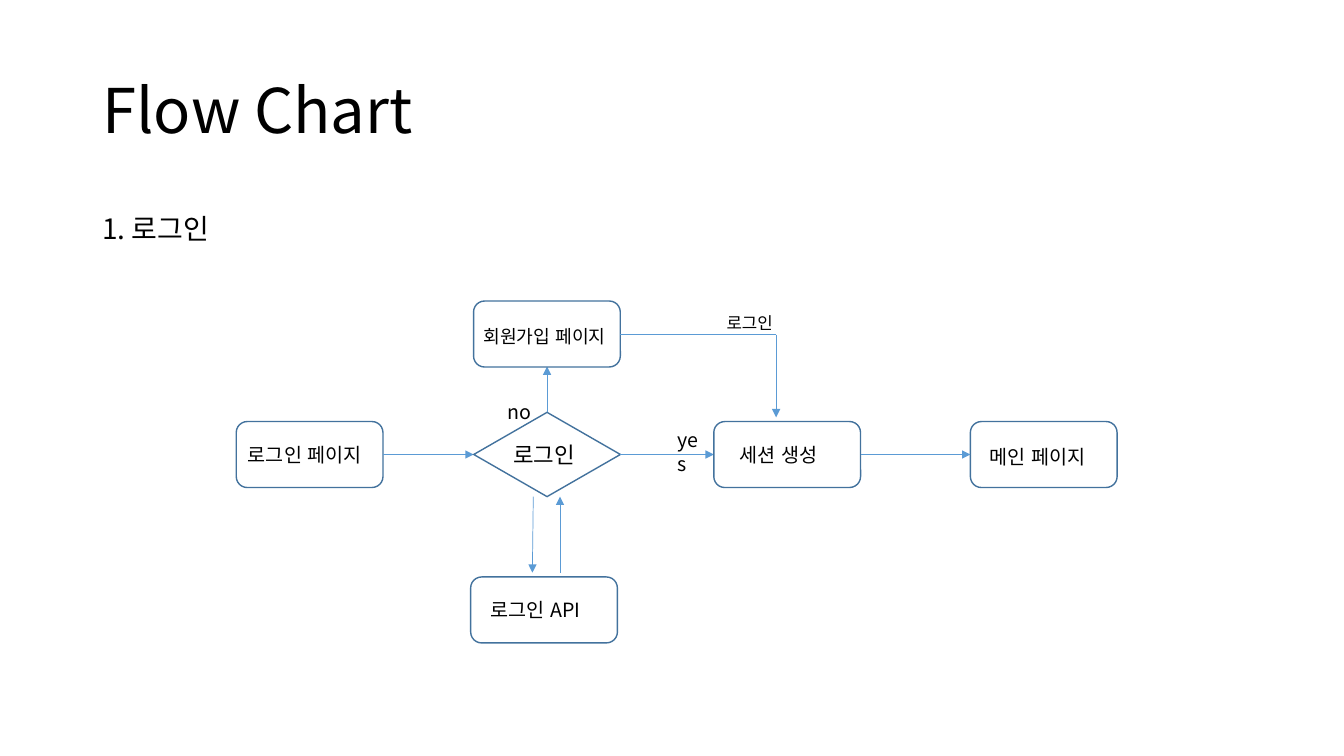
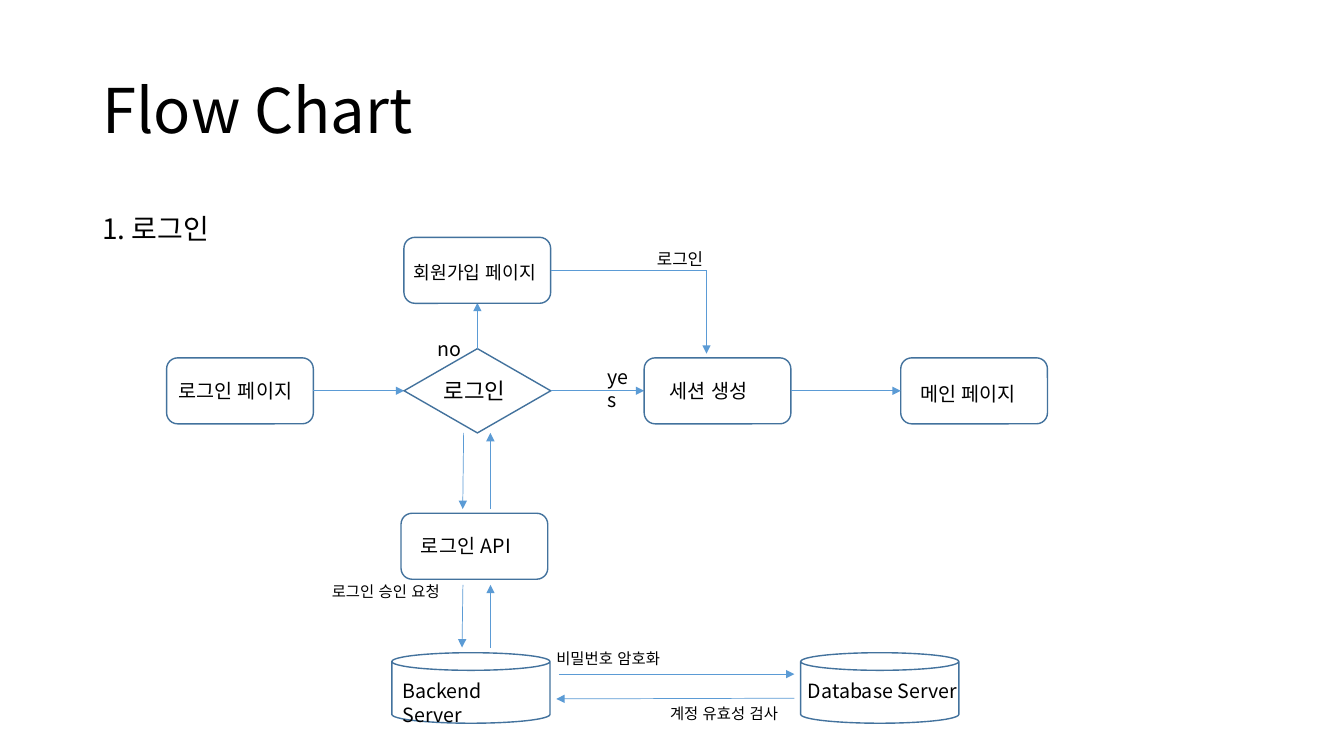
Before and after one commit to Camelllia/BaeminApplication, a slide deck: slide 4 of 202131205_김승진_실무게임프로그래밍_기획서.pptx. Drawn at 1344x756 pixels with LibreOffice and Linux fonts; fonts in the diff are those of the drawing. Boxes give left, top, right and bottom in pixels: in the first picture for what was removed or moved away, otherwise in the second. Text is boxed around its words. In the diff, an @@ line names an element or a change of style, - is before the commit and + after.

Commit message:
ADD : 회원가입 기능 구현 - 1

```diff
--- a/202131205_김승진_실무게임프로그래밍_기획서.pptx
+++ b/202131205_김승진_실무게임프로그래밍_기획서.pptx
@@ 9 texts, 7 arrows, 5 rounded rectangles, 1 diamond, 1 line: place and size @@
-9 texts, 7 arrows, 5 rounded rectangles, 1 diamond, 1 line at box(236, 301, 1118, 642)
+9 texts, 7 arrows, 5 rounded rectangles, 1 diamond, 1 line at box(166, 237, 1049, 579)
@@ text added at box(332, 584, 439, 599), 11 pt, text #000000 @@
+로그인 승인 요청
@@ arrow added from (463, 585) to (462, 647), #5B9BD5 0.5 pt @@
@@ arrow added from (491, 647) to (491, 585), #5B9BD5 0.5 pt @@
@@ cylinder added at box(392, 653, 551, 724), fill #FFFFFF, outline #43739E 1 pt @@
@@ text added at box(556, 651, 660, 666), 11 pt, text #000000 @@
+비밀번호 암호화
@@ cylinder added at box(801, 653, 959, 724), fill #FFFFFF, outline #43739E 1 pt @@
@@ text added at box(403, 682, 482, 724), 14 pt, text #000000 @@
+Backend Server
@@ arrow added from (559, 675) to (795, 675), #5B9BD5 0.5 pt @@
@@ text added at box(808, 682, 957, 699), 14 pt, text #000000 @@
+Database Server
@@ arrow added from (795, 699) to (557, 699), #5B9BD5 0.5 pt @@
@@ text added at box(670, 706, 778, 721), 11 pt, text #000000 @@
+계정 유효성 검사
```
Also in this commit, not shown: 8 other slides changed, 5 slides added, 3 slides removed, 12 other files.
